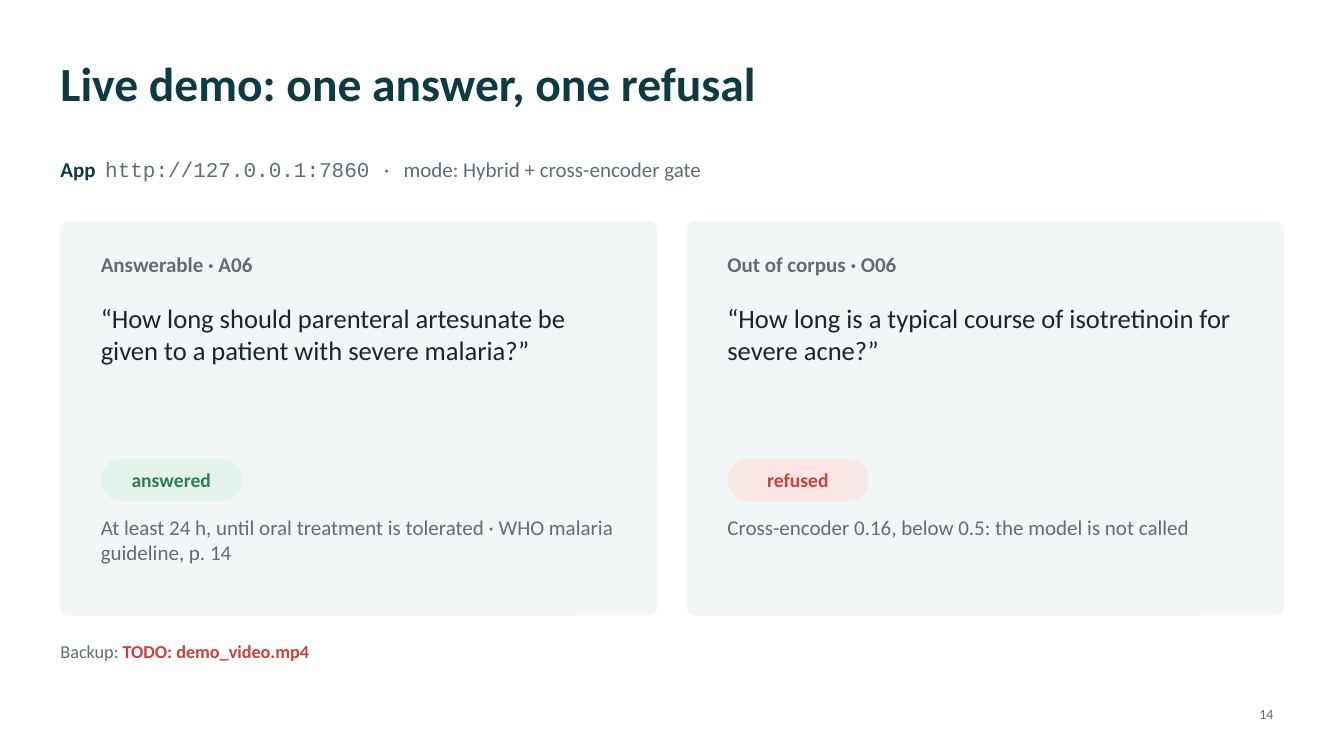
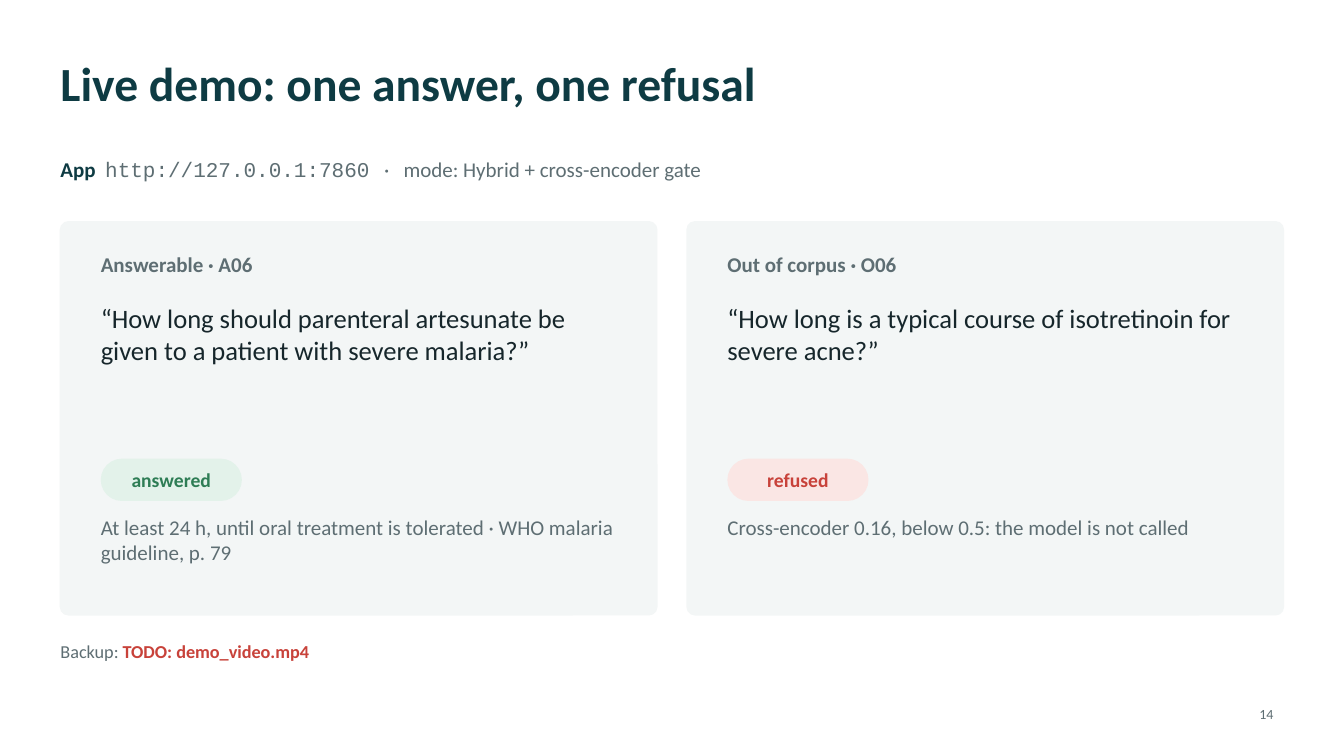
Before and after one commit to yassinebssl/rag-on-medical-documents, a slide deck: slide 14 of docs/defense/final/presentation.pptx. Drawn at 1344x756 pixels with LibreOffice and Linux fonts; fonts in the diff are those of the drawing. Boxes give left, top, right and bottom in pixels: in the first picture for what was removed or moved away, otherwise in the second. Text is boxed around its words. In the diff, an @@ line names an element or a change of style, - is before the commit and + after.

Commit message:
docs: the demo slide cites the page the app shows for A06
The slide gave p. 14 of the WHO malaria guideline, which states the rule,
but the recorded answer cites pp. 79, 86 and 75. The slide and the
PowerPoint now give p. 79, the first page cited.

```diff
--- a/docs/defense/final/presentation.pptx
+++ b/docs/defense/final/presentation.pptx
@@ text at (x1=101, y1=520, x2=613, y2=564): text changed @@
-At least 24 h, until oral treatment is tolerated · WHO malaria guideline, p. 14
+At least 24 h, until oral treatment is tolerated · WHO malaria guideline, p. 79
```
Also in this commit, not shown: 1 other slide changed, 2 other files.
